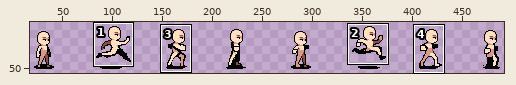
One commit to this sprite sheet: public/assets/Characters/Human/Inworld/Move/East/sheet.png. The first picture is a wide view before the edit; the outline marks the close-up.
Close-up. Earlier state:
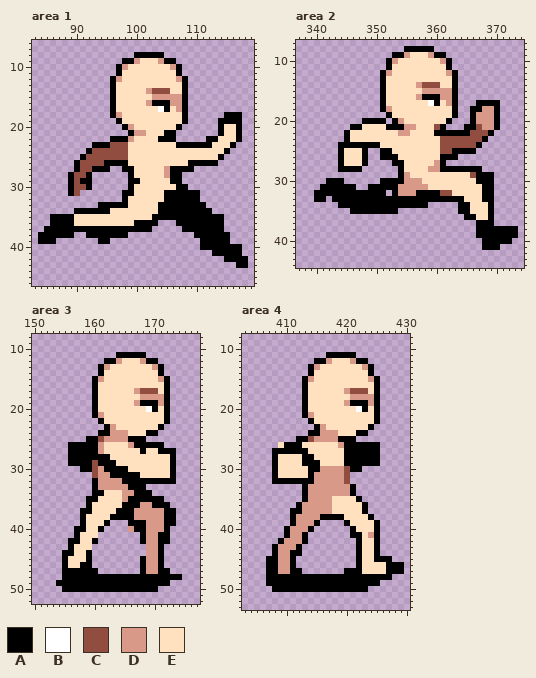
The file is 512x64 pixels. Shown: area 1: x 83..119, y 6..46; area 2: x 337..374, y 7..44; area 3: x 150..177, y 8..52; area 4: x 403..430, y 8..53. The wide view leaves out empty margins. The commit also changed other parts of the picture, which this record leaves out.
Palette (. is transparent): A #000000  B #ffffff  C #914d40  D #d89988  E #ffe1bf
Pixels before, area 1, first column x 84:
 8 ................AAAAA..............
 9 ..............AADEEEDAA............
10 .............ADEEEEEEEDA...........
11 .............AEEEEEEEEEA...........
12 ............ADEEEEEEEEEDA..........
13 ............AEEEEEEEEEEEA..........
14 ............AEEEEEDCCCEEA..........
15 ............AEEEEEEDDDDDA..........
16 ............AEEEEEDAAADDA..........
17 ............AEEEEEEEBAEDA..........
18 ............ADEEEEEEEEEEA......AAA.
19 .............AEEEEEEEEEEA.....AAAA.
20 ..............ADEEEEEEEA......AEEA.
21 ...............ADDEEEAA.......AEEA.
22 ............AAADEEEEAAA.....AAEEEA.
23 .........AAACCCEEEEEEEEAAAAAAEEEA..
24 ........ACCCCCCEEEEEEEEEEEEEEEEA...
25 .......ACCCCCCCEEEEEEEEEEEEEEEA....
26 ......ACCCCAAAAEEEEEEEEEEAAAAA.....
27 ......ACCAAA..AAEEEEEDAAAA.........
28 .....ACCA......AEEEEEDAA...........
29 .....ACAA......AAEEEEEAA...........
30 .....ACCA......AEEEEEEEAA..........
31 .....AC.......AAEEEEEAAAAAA........
32 ..............AEEEEEEAAAAAA........
33 ..........AAAAAEEEEEAAAAAAAA.......
34 ......AAAAAAEEEEEEEEAAAAAAAAA......
35 ..AAAAEEEEEEEEEEEEEAAAAAAAAAAAA....
36 ..AAAAEEEEEEEEEEAAAA...AAAAAAAA....
37 .AAAAAAAAAAAAAAAAAA.....AAAAAAA....
38 AAAAAA..AAAAAAA...........AAAAAA...
39 AAA.......AA...............AAAAA...
40 ...........................AAAAAAA.
41 .............................AAAAA.
42 ...............................AAAA
43 .................................AA
Pixels before, area 2, first column x 340:
 8 ...............AAAAA..............
 9 .............AADEEEDAA............
10 ............ADEEEEEEEDA...........
11 ............AEEEEEEEEEA...........
12 ...........ADEEEEEEEEEDA..........
13 ...........AEEEEEEEEEEEA..........
14 ...........AEEEEEDCCCEEA..........
15 ...........AEEEEEEDDDDDA..........
16 ...........AEEEEEDAAADDA..........
17 ...........AEEEEEEEBAEDA...AAAA...
18 ...........ADEEEEEEEEEEA..AADDA...
19 ............AEEEEEEEEEEA..ADDDA...
20 ........AAAA.ADEEEEEEEA...ADDDA...
21 ......AAEEEEAAADDEEECA...AACDDA...
22 .....AEEEEEEEEDDEEEEAAAAAACCCA....
23 .....AEEEEEEEEEEEEEEECCCCCCCA.....
24 ....AAAAAAAEEEEEEEEEECCCCCCA......
25 ....AEEEA..AAEEEEEEEECCAAAA.......
26 ....AEEEA..AAAEEEEEEEAAA..........
27 ....AEEEA....AAEEEEEDA............
28 ....AAAA......AEEEEDDAAAAAAA......
29 ..............ADEEEEEEEEEECAAA....
30 ..AAA......AAAADDDEEEEEEEEEAAA....
31 .AAAAAA..AAAAADDDDDEEEEEEEEEAA....
32 AAAAAAAAAAAA.ADDDAAAACCEEEEEAA....
33 AA.AAAAAAAAAAAAAAAAAAAAAAEEEAA....
34 ....AAAAAAAAAAAAAAA.....AAEEEA....
35 ......AAAAAAAA..........AAEEEA....
36 .........................AAEEA....
37 ...........................AAA....
38 ...........................AAAAAAA
39 ...........................AAAAAAA
40 ............................AAAAA.
41 ............................AAA...
Pixels before, area 3, first column x 154:
11 ..........AAAAA......
12 ........AADEEEDAA....
13 .......ADEEEEEEEDA...
14 .......AEEEEEEEEEA...
15 ......ADEEEEEEEEEDA..
16 ......AEEEEEEEEEEEA..
17 ......AEEEEEEDCCCEA..
18 ......AEEEEEEEDDDDA..
19 ......AEEEEEEDAAADA..
20 ......AEEEEEEEEBAEA..
21 ......ADEEEEEEEEEEA..
22 .......AEEEEEEEEEEA..
23 ........ADEEEEEEEA...
24 .......AADDDEEEAA....
25 .....AACDDDDAAA......
26 ..AAAAADEEEEDAAAAA...
27 ..AAAAADEEEEEEAEEAAA.
28 ..AAAAAAAEEEEEEEEEEA.
29 ..AAAACAAAEEEEEEEEEA.
30 ....AACDAAAAEEEEEEEA.
31 ......CDDAAAAAEEEEEA.
32 ......ADDDDAAAAAAAAA.
33 ......ADDDDDAAA......
34 ......AAEEEDDAAA.....
35 .....AAEEEEDAAAAAA...
36 .....AEEEEEAAADDAAA..
37 ....AAEEEEAAADDDDDAA.
38 ....AEEEEAAAADDDDDAA.
39 ....AEEEA...AAADDDAA.
40 ...AAEEA....DAADDDA..
41 ...AEEE.......ADDAA..
42 ..AAEEA.......ADDAA..
43 ..AEEE.........DDA...
44 .AAEEA.........DDA...
45 .AEEEA........ADDA...
46 .AEEAA........ADDA...
47 .AAAAAA.......ADDAA..
48 .AAAAAAAAAAAAAAAAAAAA
49 AAAAAAAAAAAAAAAAAAA..
50 .AAAAAAAAAAAAAAAA....
Pixels before, area 4, first column x 407:
11 ..........AAAAA........
12 ........AADEEEDAA......
13 .......ADEEEEEEEDA.....
14 .......AEEEEEEEEEA.....
15 ......ADEEEEEEEEEDA....
16 ......AEEEEEEEEEEEA....
17 ......AEEEEEEDCCCEA....
18 ......AEEEEEEEDDDDA....
19 ......AEEEEEEDAAADA....
20 ......AEEEEEEEEBAEA....
21 ......ADEEEEEEEEEEA....
22 .......AEEEEEEEEEEA....
23 ........ADEEEEEEEA.....
24 .......AADDDEEEAA......
25 .....AACDDDDAAA........
26 ..EAAAEEEEEEDAAAAAA....
27 .AAAAAAEEEEEEAAAAAA....
28 .AEEEEAAEEEEEAAAAAA....
29 .AEEEEAAAEEEEAAAAAA....
30 .AEEEEEAADDDDCAA.......
31 .AEEEEEADDDDDC.........
32 .AAAAAAADDDDDC.........
33 ......ADDDDDDDA........
34 ......ADDDDDDDA........
35 ......ADDDDEEEEA.......
36 .....ADDDDDEEEEEA......
37 ....AADDDDDEEEEEA......
38 ....ADDDDAAAAEEEEA.....
39 ....ADDDA....AEEEEA....
40 ...ADDDA......AEEEA....
41 ...ADDA.......AAEDA....
42 ..ADDDA........AEEA....
43 .ADDDA.........AEEA....
44 .ADDAA.........AEEA....
45 AADDA..........AEEAAA..
46 AADDA..........AEEEEAAA
47 AADDAA.......AAAEEEEAAA
48 AAAAAAAAAAAAAAAAAAAAA..
49 AAAAAAAAAAAAAAAAAAA....
50 .AAAAAAAAAAAAAAAA......
And afterwards:
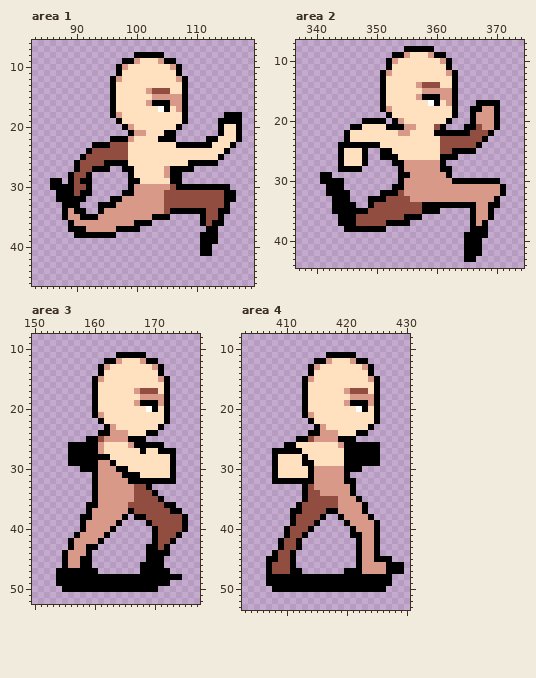
Difference:
Changed rows in their new state; - is an unchanged pixel.
Area 1:
first column x 84:
29 --AA-------------------------------
30 --AAA-----------DDDDDDC--AAAAAAA---
31 ---AA--AA-------DDDDDCCCCCCCCCCAA--
32 ---AAAAA----AADDDDDDDCCCCCCCCCCAA--
33 ----AAA------DDDDDDDDCCCCCCCCCCA---
34 ----AD--..-DDDDDDDDDDC------CCAA---
35 --..-DDAAADDDDDDDDD---.....-CC-----
36 --...-DDDDDDDDDD---.---....-C------
37 -....---DDDDD----..-----....--.----
38 ......AA-----..-----------.---..---
39 ...-------..------------------..---
40 -----------------------------.....-
41 ---------------------------AA.....-
42 -------------------------------....
43 ---------------------------------..
Area 2:
first column x 340:
27 ---------------DDDDD--------------
28 ---------------DDDD----.....------
29 -AA------------ADDDDDDA.......----
30 -A---------...----DDDDDAAAA---A---
31 -.---..--....-A----DDDDDDDDDDDDA--
32 ..----.....-A-C--DDDDDDDDDDDDDDA--
33 ..----...---CCCCDDDDDDDDDDDDDDA---
34 ---A---..-CCCCCCCC-AAAAA--ADD-A---
35 ---AAA---CCCCCCCCCAAA---..ADD-----
36 ----AAACCCCCCCCAAA-------.-DD-----
37 ----AAACCCCCAAAA----------AD-.----
38 -----AAAAAAA--------------A--.....
39 -------------------------AA--.....
40 -------------------------AAA.....-
41 -------------------------AAA...---
42 -------------------------AAA------
43 -------------------------AA-------
Area 3:
first column x 154:
29 ------ADD-------------
30 ------A-DD------------
31 ------A--DD-----------
32 -----------D----------
33 ------------DCCA------
34 -------DDDD--CCCA-----
35 -----.-DDDD-DCCCC-----
36 ------ADDDDDCCCCCC-A--
37 ----.-DDDDDD-CCCCCC-A-
38 -----ADDDDD-.AACCCCCCA
39 -----DDDDDA-...ACCCCCA
40 ---.-DDDDA--....ACCCCA
41 ----DDDDA-----..ACCCA-
42 ---DDDDA------..ACCA--
43 ---DDAA--------AACA---
44 --DDD----------AA-A---
45 --DDA---------.AA-----
46 --DD-----------AA-----
47 A--------------AA-----
48 A---------------------
Area 4:
first column x 408:
26 -.--E---------------
27 -----E--------------
28 ------E-------------
29 -------E------------
30 -------D----A-------
31 ------------A-------
32 ------------AA------
33 ------C-------------
34 ------CC------------
35 ------CCCCCDDD------
36 -----CCCCCCDDDD-----
37 -----CCCCAADDDD-----
38 ----CCCC-..-DDDD----
39 ----CCC------DDDD---
40 ---CCC--------DDD---
41 ---CC----------D----
42 --CCA.---------DD---
43 .ACC-----------DD---
44 -CC-.----------DD---
45 -CC------------DD---
46 CCC------------DDDD-
47 CCC------------DDDD-
49 ------------------AA
50 ----------------AAA-
Where, in picture pixels (left, top, right, bottom), the same in both close-ups:
changed: (38, 178, 248, 268)
changed: (314, 160, 518, 262)
changed: (56, 460, 188, 580)
changed: (272, 442, 392, 592)
